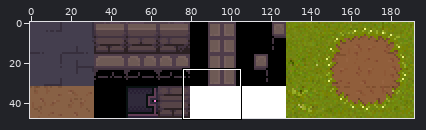
One commit to this sprite sheet: src/main/resources/tiles_terrain.png. The first picture is a wide view before the edit; the outline marks the close-up.
Close-up. The starting point:
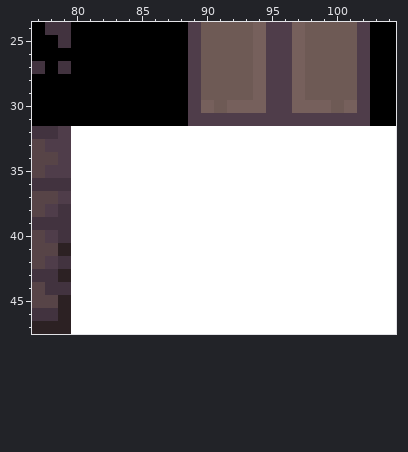
The file is 192x48 pixels. Pixels under 10% opacity are left out. Colours within 5 levels of each other are drawn and written as one. Shown: x 77..104, y 24..47.
Once edited:
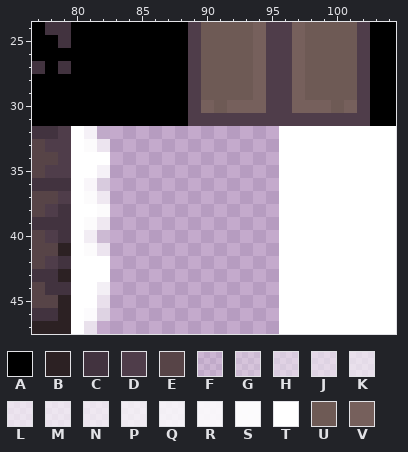
Palette (. is transparent): A #000000  B #2c2123  C #42333f  D #4f3d4a  E #574447  F #ffffff24  G #ffffff4d  H #ffffff78  J #ffffff8d  K #ffffffa2  L #ffffffad  M #ffffffb3  N #ffffffba  P #ffffffc8  Q #ffffffd5  R #ffffffe5  S #fffffff4  T #ffffff  U #6e5a55  V #76605c
The exact change:
@@ x 79..97 @@
 31 AAAAAAAAAADDDDDDDDD
-32 DTTTTTTTTTTTTTTTTTT
-33 DTTTTTTTTTTTTTTTTTT
-34 DTTTTTTTTTTTTTTTTTT
-35 DTTTTTTTTTTTTTTTTTT
-36 CTTTTTTTTTTTTTTTTTT
-37 DTTTTTTTTTTTTTTTTTT
-38 CTTTTTTTTTTTTTTTTTT
-39 CTTTTTTTTTTTTTTTTTT
-40 CTTTTTTTTTTTTTTTTTT
-41 BTTTTTTTTTTTTTTTTTT
-42 CTTTTTTTTTTTTTTTTTT
-43 BTTTTTTTTTTTTTTTTTT
-44 CTTTTTTTTTTTTTTTTTT
-45 BTTTTTTTTTTTTTTTTTT
-46 BTTTTTTTTTTTTTTTTTT
-47 BTTTTTTTTTTTTTTTTTT
+32 DTQF.............TT
+33 DTSL.............TT
+34 DTTT.............TT
+35 DTTQ.............TT
+36 CTRH.............TT
+37 DTSN.............TT
+38 CTTS.............TT
+39 CTSN.............TT
+40 CTPG.............TT
+41 BTSL.............TT
+42 CTTT.............TT
+43 BTTT.............TT
+44 CTTQ.............TT
+45 BTTK.............TT
+46 BTSJ.............TT
+47 BTM..............TT
